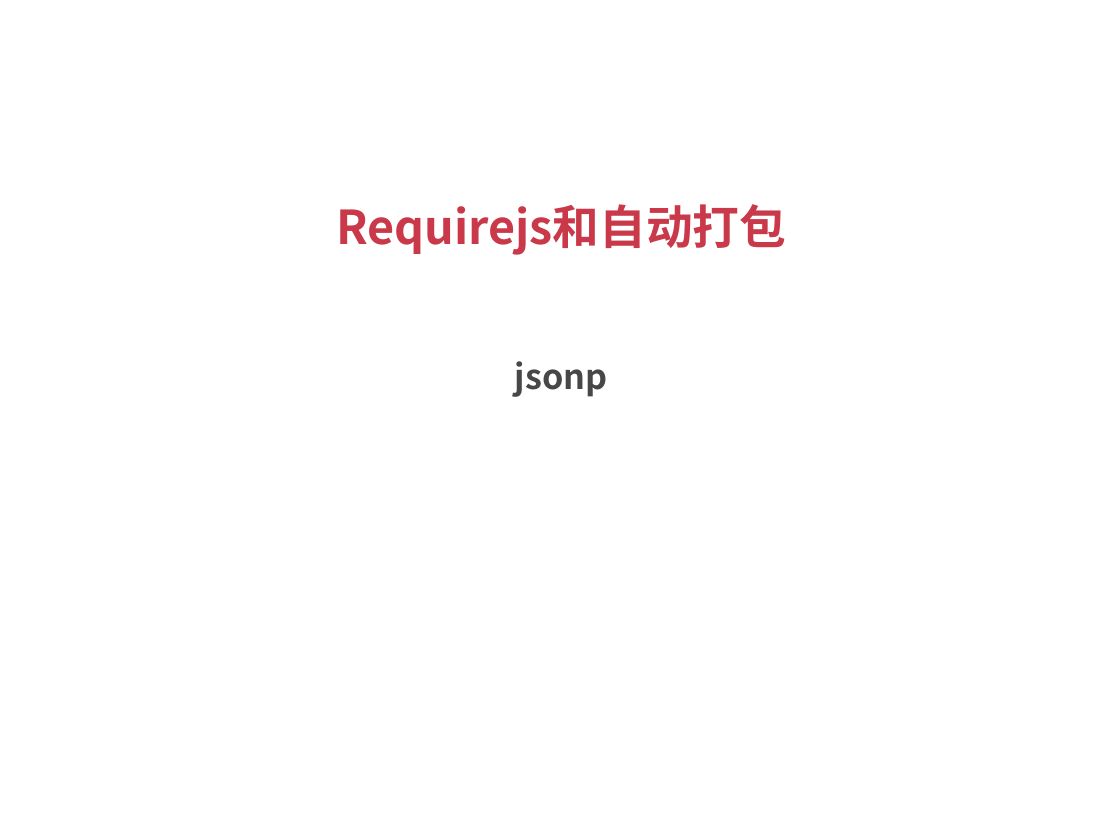
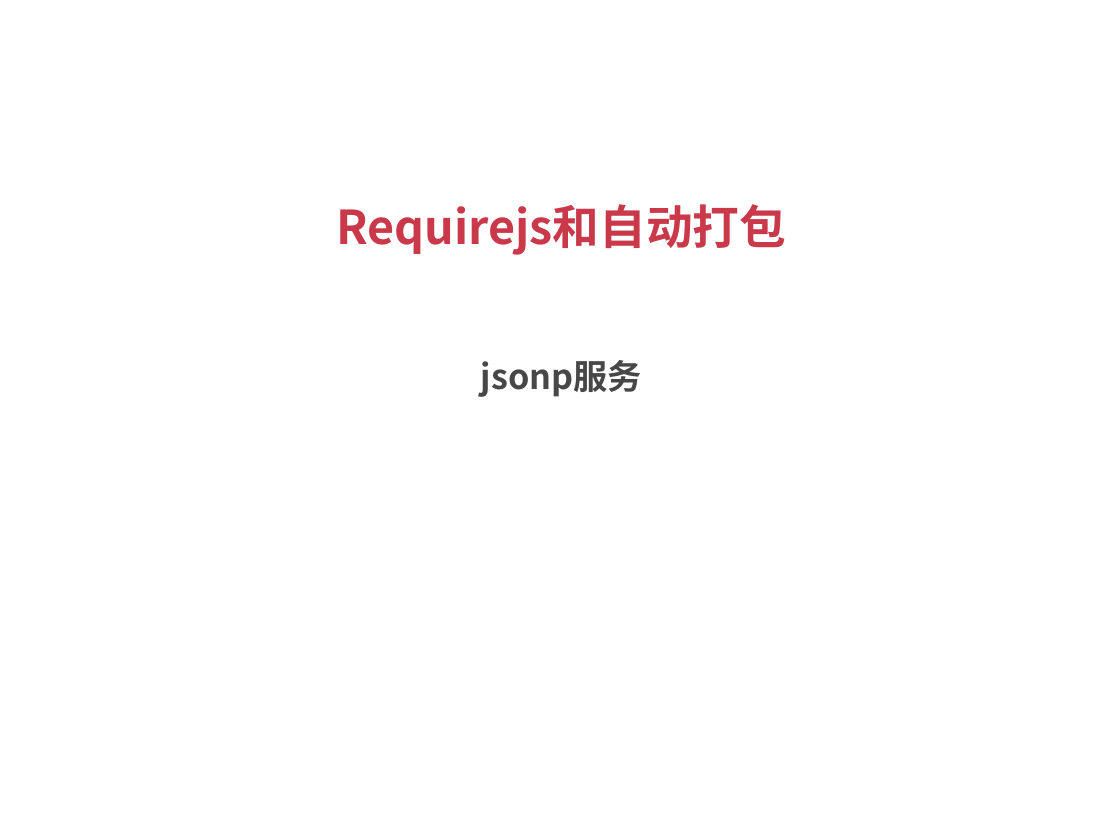
Before and after one commit to silvajs/lecturer, a slide deck: slide 39 of requirejs/doc/requirejs.pptx. Drawn at 1120x840 pixels with LibreOffice and Linux fonts; fonts in the diff are those of the drawing. Boxes give left, top, right and bottom in pixels: in the first picture for what was removed or moved away, otherwise in the second. Text is boxed around its words. In the diff, an @@ line names an element or a change of style, - is before the commit and + after.

Commit message:
jsonp

```diff
--- a/requirejs/doc/requirejs.pptx
+++ b/requirejs/doc/requirejs.pptx
@@ text at (x1=481, y1=360, x2=642, y2=397): text changed @@
-jsonp
+jsonp服务
```
Also in this commit, not shown: 4 slides added, 2 other files.
